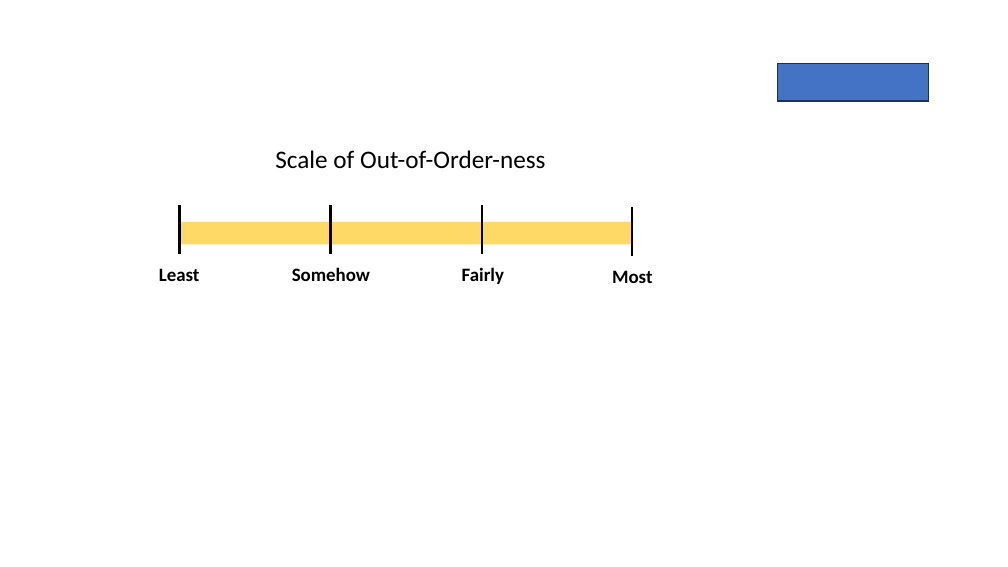
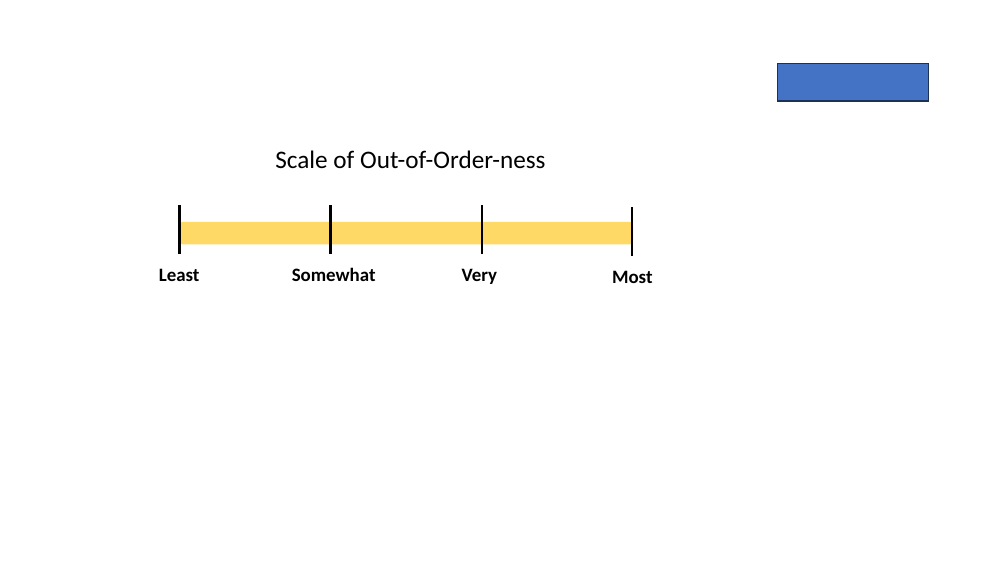
Before and after one commit to qguo7749/SSL_teaching, a slide deck: slide 26 of assets/Symbols.pptx. Drawn at 1008x567 pixels with LibreOffice and Linux fonts; fonts in the diff are those of the drawing. Boxes give left, top, right and bottom in pixels: in the first picture for what was removed or moved away, otherwise in the second. Text is boxed around its words. In the diff, an @@ line names an element or a change of style, - is before the commit and + after.

```diff
--- a/assets/Symbols.pptx
+++ b/assets/Symbols.pptx
@@ text at box(292, 267, 376, 281): text changed @@
-Somehow
+Somewhat
@@ text at box(462, 268, 497, 284): text changed @@
-Fairly
+Very
```
Also in this commit, not shown: 3 other files.
